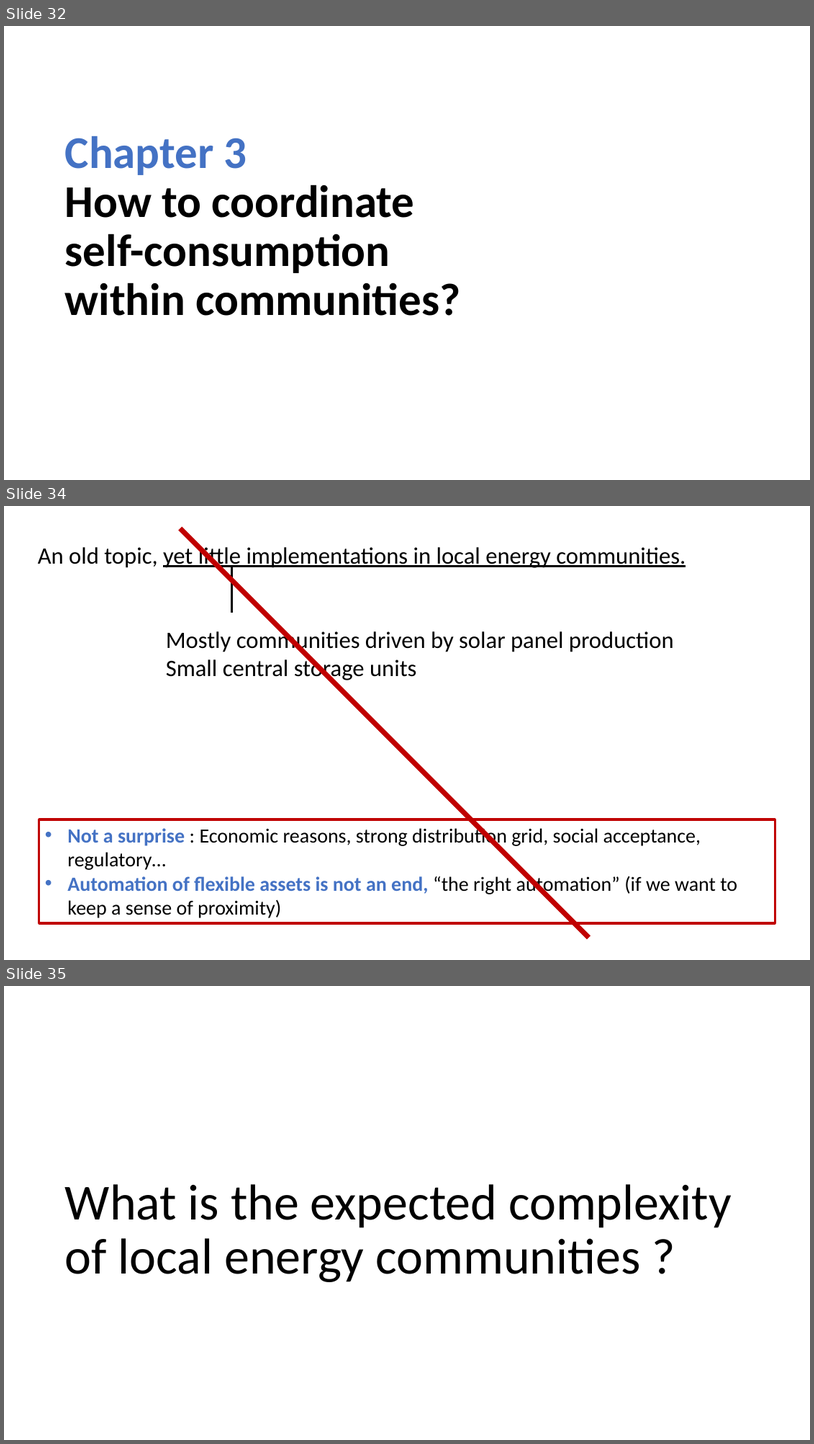
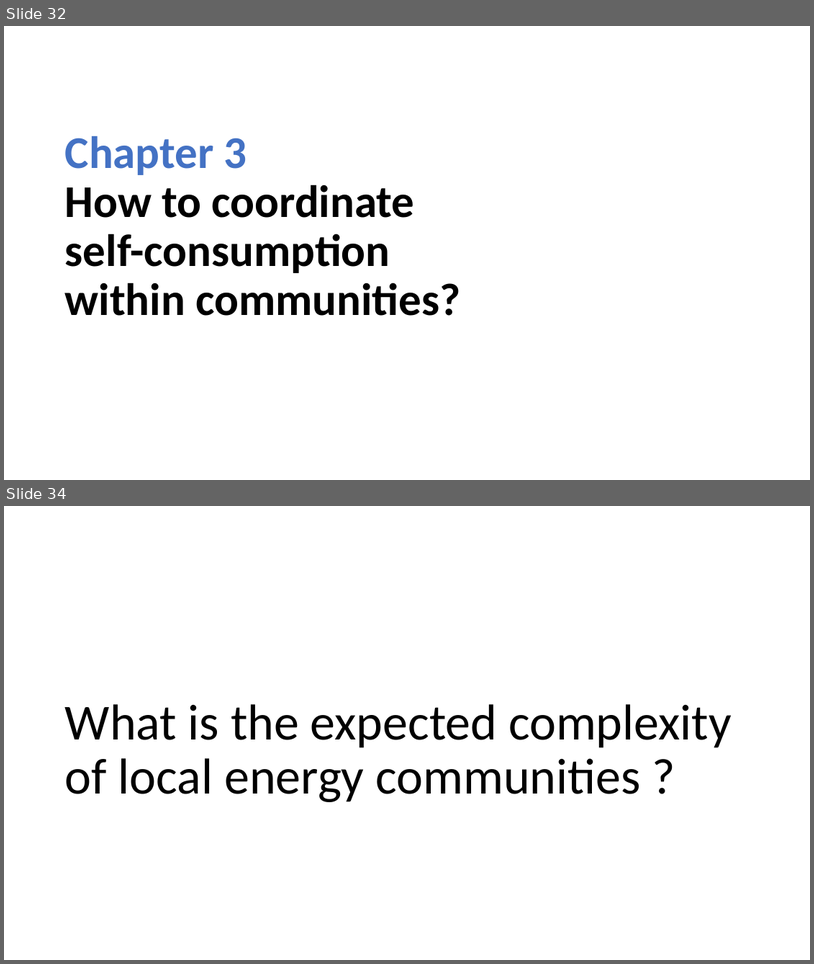
Before and after one commit to Jonathan56/supplementary_thesis, a slide deck: figures.pptx. Shown one above the other, each under a label of ours: slides 32, 34 and 35 before the commit, slides 32 and 34 after it; the slides between them are not shown. The pictures are 814x1444 and 814x964 pixels, drawn with LibreOffice and Linux fonts; fonts in the diff are those of the drawing. Boxes give left, top, right and bottom in pixels: in the first picture for what was removed or moved away, otherwise in the second. Text is boxed around its words. In the diff, an @@ line names an element or a change of style, - is before the commit and + after.

```diff
--- a/figures.pptx
+++ b/figures.pptx
@@ slide 34 removed at [4, 506, 810, 960], background #FFFFFF @@
@@ text removed at [38, 544, 686, 569] @@
-An old topic, yet little implementations in local energy communities.
@@ line removed from (180, 528) to (589, 937) @@
@@ line removed from (232, 565) to (232, 613) @@
@@ text removed at [166, 628, 674, 682] @@
-Mostly communities driven by solar panel production
-Small central storage units
@@ rectangle removed at [39, 819, 776, 924] @@
-• Not a surprise : Economic reasons, strong distribution grid, social acceptance, regulatory…
-• Automation of flexible assets is not an end, “the right automation” (if we want to keep a sense of proximity)
@@ what was slide 35 is now slide 34 @@
```
Also in this commit, not shown: 1 slide changed, 5 slides added, 7 other slides removed, 3 other files.
